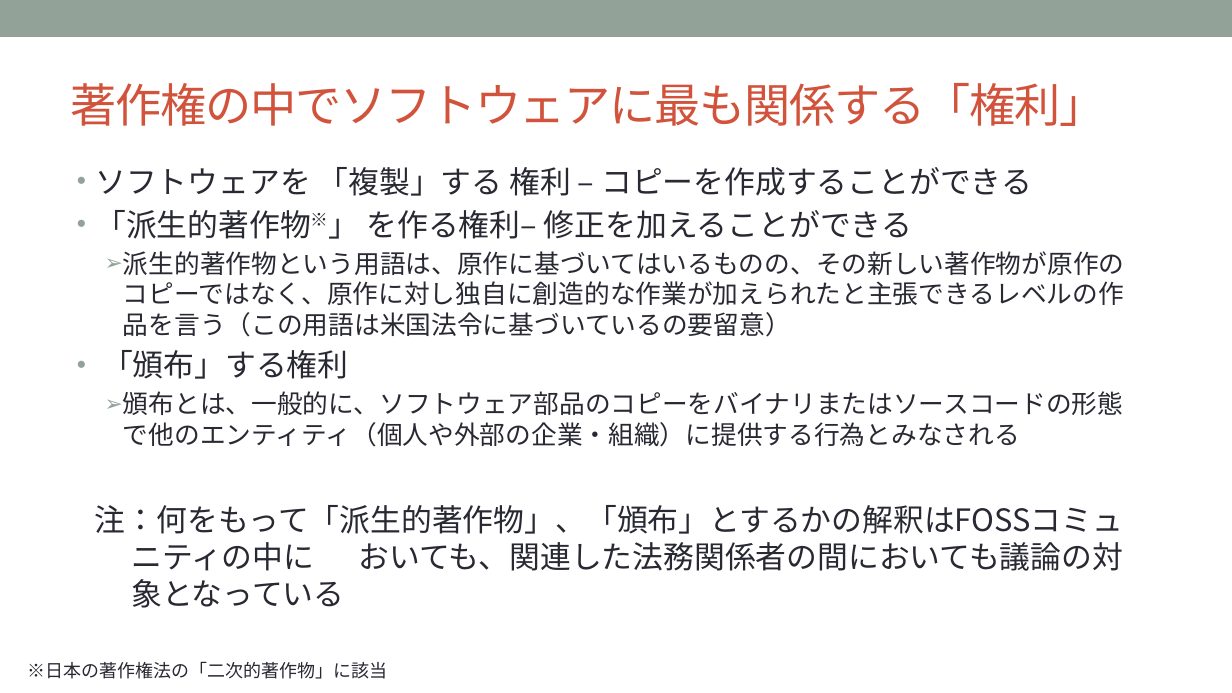
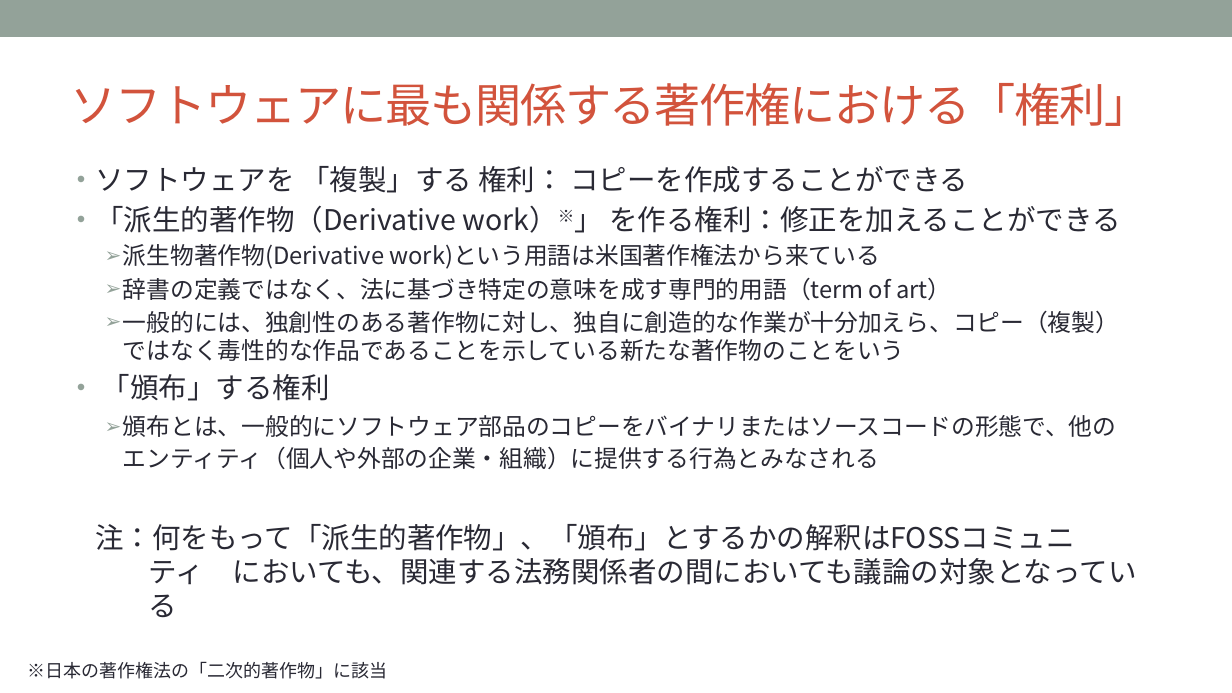
Before and after one commit to OpenChain-Project/Curriculum-Translation-JP, a slide deck: slide 10 of REVIEW/Version_for_v1.1/openchain-curriculum-for-1-1_JP_review_tani.pptx (slide 8 before the commit). Drawn at 1232x693 pixels with LibreOffice and Linux fonts; fonts in the diff are those of the drawing; background and template pictures are left out. Boxes give left, top, right and bottom in pixels: in the first picture for what was removed or moved away, otherwise in the second. Text is boxed around its words. In the diff, an @@ line names an element or a change of style, - is before the commit and + after.

```diff
--- a/REVIEW/Version_for_v1.1/openchain-curriculum-for-1-1_JP_review_tani.pptx
+++ b/REVIEW/Version_for_v1.1/openchain-curriculum-for-1-1_JP_review_tani.pptx
@@ title at (71,83,1151,126): text changed @@
-著作権の中でソフトウェアに最も関係する「権利」
+ソフトウェアに最も関係する著作権における「権利」
@@ text at (95,166,1120,361): text changed; size 20 to 18.5 pt @@
-• ソフトウェアを 「複製」する 権利 – コピーを作成することができる
-• 「派生的著作物※」 を作る権利– 修正を加えることができる
-  ➢ 派生的著作物という用語は、原作に基づいてはいるものの、その新しい著作物が原作のコピーではなく、原作に対し独自に創造的な作業が加えられたと主張できるレベルの作品を言う（この用語は米国法令に基づいているの要留意）
+• ソフトウェアを 「複製」する 権利： コピーを作成することができる
+• 「派生的著作物（Derivative work）※」 を作る権利：修正を加えることができる
+  ➢ 派生物著作物(Derivative work)という用語は米国著作権法から来ている
+  ➢ 辞書の定義ではなく、法に基づき特定の意味を成す専門的用語（term of art）
+  ➢ 一般的には、独創性のある著作物に対し、独自に創造的な作業が十分加えら、コピー（複製）ではなく毒性的な作品であることを示している新たな著作物のことをいう
@@ text at (102,374,330,401): size 24 to 22.2 pt in "「頒布」する権利" @@
@@ text at (95,415,1137,618): text changed; size 20 to 18.5 pt @@
-  ➢ 頒布とは、一般的に、ソフトウェア部品のコピーをバイナリまたはソースコードの形態で他のエンティティ（個人や外部の企業・組織）に提供する行為とみなされる
-注：何をもって「派生的著作物」、「頒布」とするかの解釈はFOSSコミュニティの中に おいても、関連した法務関係者の間においても議論の対象となっている
+  ➢ 頒布とは、一般的にソフトウェア部品のコピーをバイナリまたはソースコードの形態で、他のエンティティ（個人や外部の企業・組織）に提供する行為とみなされる
+注：何をもって「派生的著作物」、「頒布」とするかの解釈はFOSSコミュニティ においても、関連する法務関係者の間においても議論の対象となっている
```
Also in this commit, not shown: 31 other slides changed, 9 slides added, 1 slide removed.
